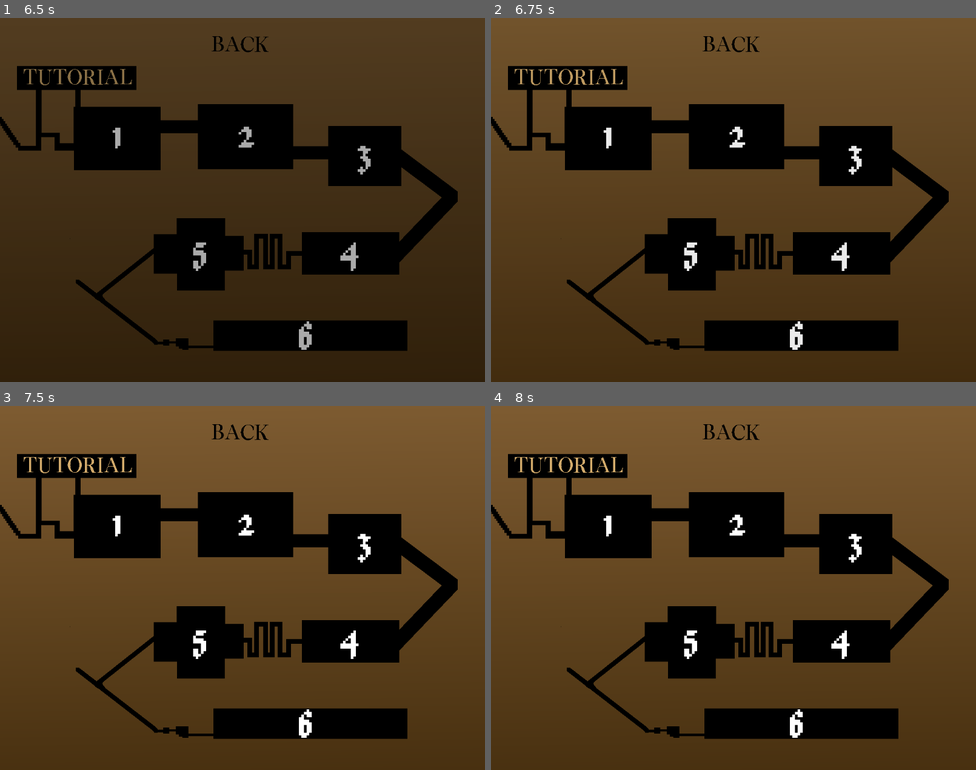
Above: before the commit, frames 1-4 (two rows, left to right).
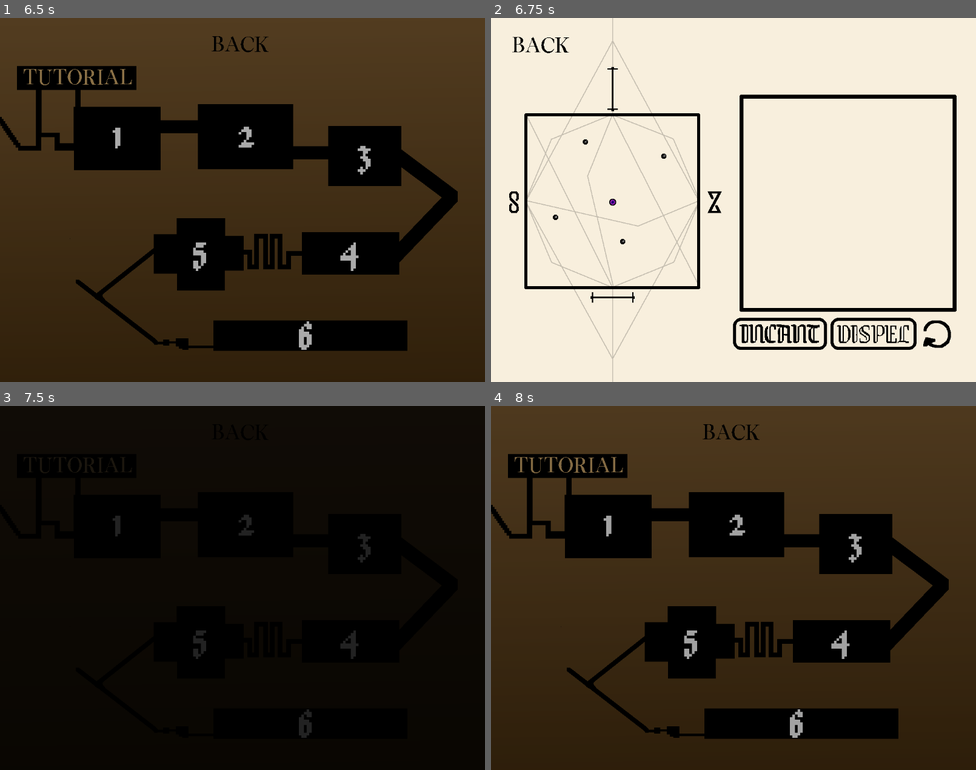
Above: after the commit, the same moments.

Repository: lohchness/Cursebreaker
Game: Godot game, scene res://scenes/main_menu.tscn
Same seed, same stepped clock (60 frames per second), same inputs: the game is played once before the commit and once after it.
Inputs (mouse positions are in pixels of both pictures, inside the frame that each line leads up to):
- Up to frame 1 (6.5 s): click (237, 320) at 0.5 s; click (237, 167) at 1.25 s; click "1" at 2 s; click (48, 47) at 2.75 s; click "2" at 3.5 s; click (48, 47) at 4.25 s; click "3" at 5 s; click (48, 47) at 5.75 s
- Up to frame 2 (6.75 s): click "4" at 6.5 s
- Up to frame 3 (7.5 s): click (48, 435) at 7.27 s
- Up to frame 4 (8 s): no input

Frame 1 is identical in both runs. In frame 2, 98% of the frame differs, in the area x 0-100%, y 0-100%; in frame 3, 78%; in frame 4, 78%.

Commit message:
Create and connect level 4

Diff:
--- a/scenes/Level3.tscn
+++ b/scenes/Level3.tscn
@@ -1,9 +1,11 @@
-[gd_scene load_steps=3 format=3 uid="uid://bcxfmv30rk21n"]
+[gd_scene load_steps=4 format=3 uid="uid://bcxfmv30rk21n"]
 
 [ext_resource type="PackedScene" uid="uid://w015m2tf04rx" path="res://scenes/level.tscn" id="1_xsxxn"]
+[ext_resource type="PackedScene" uid="uid://b6fm4o100nw4g" path="res://scenes/Level4.tscn" id="2_oude1"]
 [ext_resource type="PackedScene" uid="uid://wsdpdrm1raeu" path="res://scenes/target.tscn" id="2_uocrp"]
 
 [node name="Level" instance=ExtResource("1_xsxxn")]
+next = ExtResource("2_oude1")
 metadata/_edit_vertical_guides_ = [161.0]
 
 [node name="Target" parent="Targets" index="0" instance=ExtResource("2_uocrp")]
--- /dev/null
+++ b/scenes/Level4.tscn
@@ -0,0 +1,20 @@
+[gd_scene load_steps=3 format=3 uid="uid://b6fm4o100nw4g"]
+
+[ext_resource type="PackedScene" uid="uid://w015m2tf04rx" path="res://scenes/level.tscn" id="1_1ank6"]
+[ext_resource type="PackedScene" uid="uid://wsdpdrm1raeu" path="res://scenes/target.tscn" id="2_edif7"]
+
+[node name="Level" instance=ExtResource("1_1ank6")]
+metadata/_edit_horizontal_guides_ = [425.0]
+metadata/_edit_vertical_guides_ = [281.0]
+
+[node name="Target" parent="Targets" index="0" instance=ExtResource("2_edif7")]
+position = Vector2(149, 460)
+
+[node name="Target2" parent="Targets" index="1" instance=ExtResource("2_edif7")]
+position = Vector2(304, 516)
+
+[node name="Target3" parent="Targets" index="2" instance=ExtResource("2_edif7")]
+position = Vector2(218, 286)
+
+[node name="Target4" parent="Targets" index="3" instance=ExtResource("2_edif7")]
+position = Vector2(399, 319)
--- a/scenes/level_select.tscn
+++ b/scenes/level_select.tscn
@@ -145,3 +145,4 @@
 [connection signal="pressed" from="Level1" to="." method="_on_level_1_pressed"]
 [connection signal="pressed" from="Level2" to="." method="_on_level_2_pressed"]
 [connection signal="pressed" from="Level3" to="." method="_on_level_3_pressed"]
+[connection signal="pressed" from="Level4" to="." method="_on_level_4_pressed"]
--- a/scripts/level_select.gd
+++ b/scripts/level_select.gd
@@ -26,3 +26,6 @@
 
 func _on_level_3_pressed() -> void:
 	get_tree().change_scene_to_file("res://scenes/Level3.tscn")
+
+func _on_level_4_pressed() -> void:
+	get_tree().change_scene_to_file("res://scenes/Level4.tscn")
